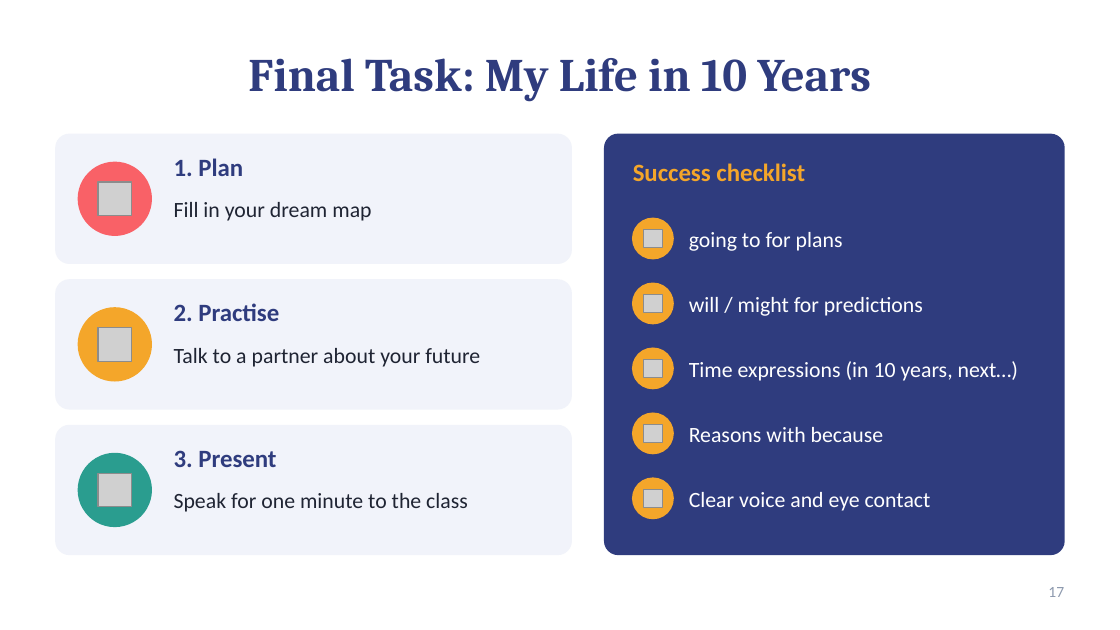
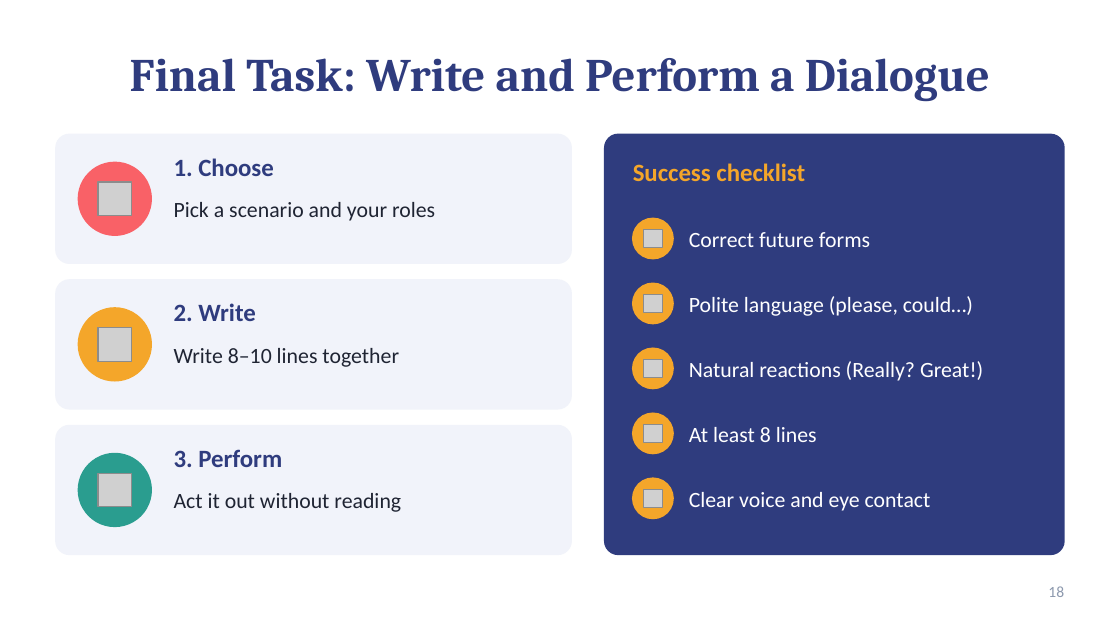
Before and after one commit to moundhermghezzi321-oss/leafgraud, a slide deck: slide 18 of Lesson5_Plans_and_Dreams.pptx (slide 17 before the commit). Drawn at 1120x630 pixels with LibreOffice and Linux fonts; fonts in the diff are those of the drawing; grey boxes stand for pictures. Boxes give left, top, right and bottom in pixels: in the first picture for what was removed or moved away, otherwise in the second. Text is boxed around its words. In the diff, an @@ line names an element or a change of style, - is before the commit and + after.

```diff
--- a/Lesson5_Plans_and_Dreams.pptx
+++ b/Lesson5_Plans_and_Dreams.pptx
@@ title at <box>130,58,990,101</box>: text changed @@
-Final Task: My Life in 10 Years
+Final Task: Write and Perform a Dialogue
@@ text at <box>174,158,274,176</box>: text changed @@
-1. Plan
+1. Choose
@@ text at <box>174,202,435,221</box>: text changed @@
-Fill in your dream map
+Pick a scenario and your roles
@@ text at <box>689,232,870,247</box>: text changed @@
-going to for plans
+Correct future forms
@@ text at <box>689,296,973,316</box>: text changed @@
-will / might for predictions
+Polite language (please, could…)
@@ text at <box>174,303,255,321</box>: text changed @@
-2. Practise
+2. Write
@@ text at <box>174,348,399,367</box>: text changed @@
-Talk to a partner about your future
+Write 8–10 lines together
@@ text at <box>689,361,983,381</box>: text changed @@
-Time expressions (in 10 years, next…)
+Natural reactions (Really? Great!)
@@ text at <box>174,449,282,467</box>: text changed @@
-3. Present
+3. Perform
@@ text at <box>689,427,817,442</box>: text changed @@
-Reasons with because
+At least 8 lines
@@ text at <box>174,493,401,512</box>: text changed @@
-Speak for one minute to the class
+Act it out without reading
@@ page number at <box>1048,586,1064,597</box>: text changed @@
-17
+18
```
Also in this commit, not shown: 10 other slides changed, 7 slides added, 6 slides removed.
